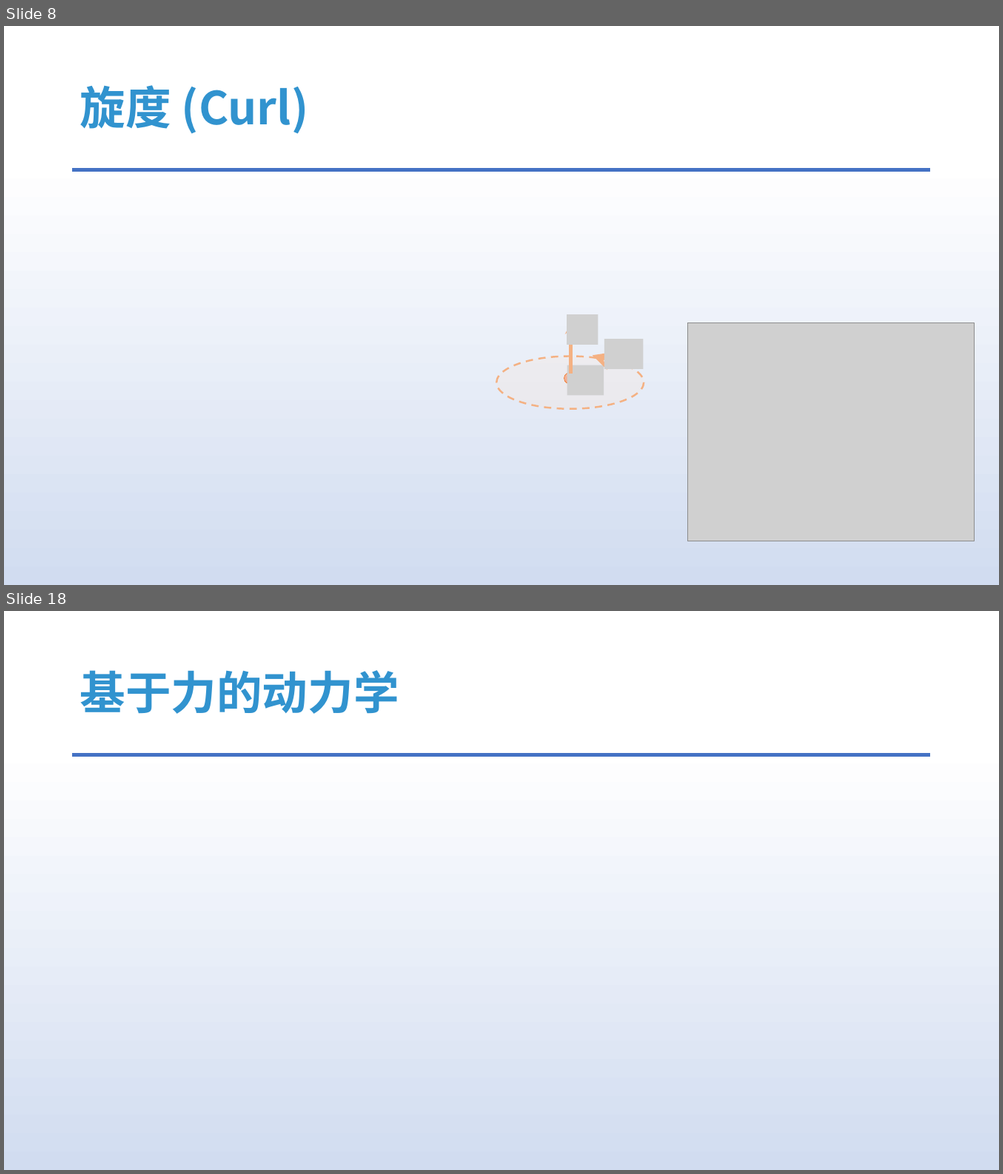
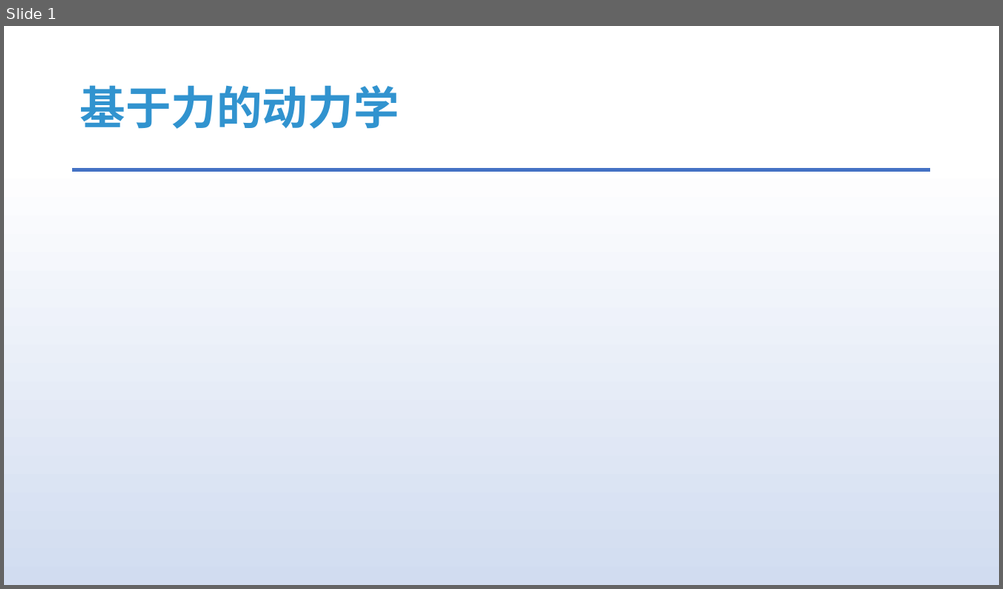
Before and after one commit to answerear/UnityFluid, a slide deck: doc/流体模拟入门分享-Part II.pptx. Shown one above the other, each under a label of ours: slides 8 and 18 before the commit, slide 1 after it; the slides between them are not shown. The pictures are 1003x1174 and 1003x589 pixels, drawn with LibreOffice and Linux fonts; fonts in the diff are those of the drawing; grey boxes stand for pictures. Boxes give left, top, right and bottom in pixels: in the first picture for what was removed or moved away, otherwise in the second. Text is boxed around its words. In the diff, an @@ line names an element or a change of style, - is before the commit and + after.

```diff
--- a/doc/流体模拟入门分享-Part II.pptx
+++ b/doc/流体模拟入门分享-Part II.pptx
@@ slide 8 removed at (x1=4, y1=26, x2=999, y2=585), background gradient #FFFFFF to #D1DCF0 to #DAE3F3 to #ABC0E4 to #BECEEA to #C7D5ED; not listed: 1 template element that a slide beside it also shows @@
@@ title removed at (x1=79, y1=85, x2=309, y2=134) @@
-旋度 (Curl)
@@ picture removed at (x1=688, y1=323, x2=974, y2=542) @@
@@ group removed at (x1=496, y1=315, x2=643, y2=409): 3 pictures, 2 ellipses, 2 arrows @@
@@ what was slide 18 is now slide 1 @@
```
Also in this commit, not shown: 7 slides changed, 5 slides added, 23 other slides removed, 1 other file.
